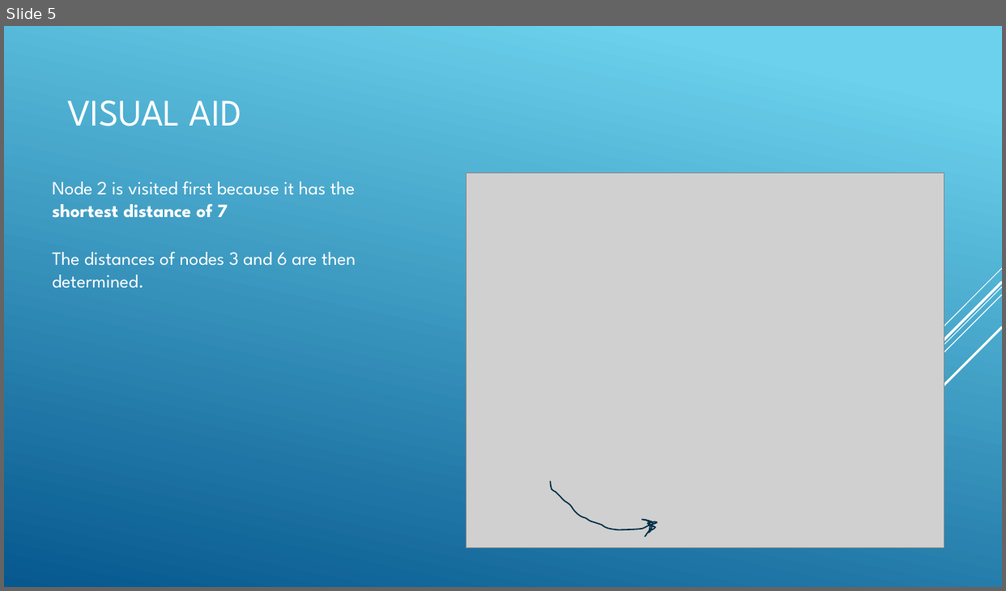
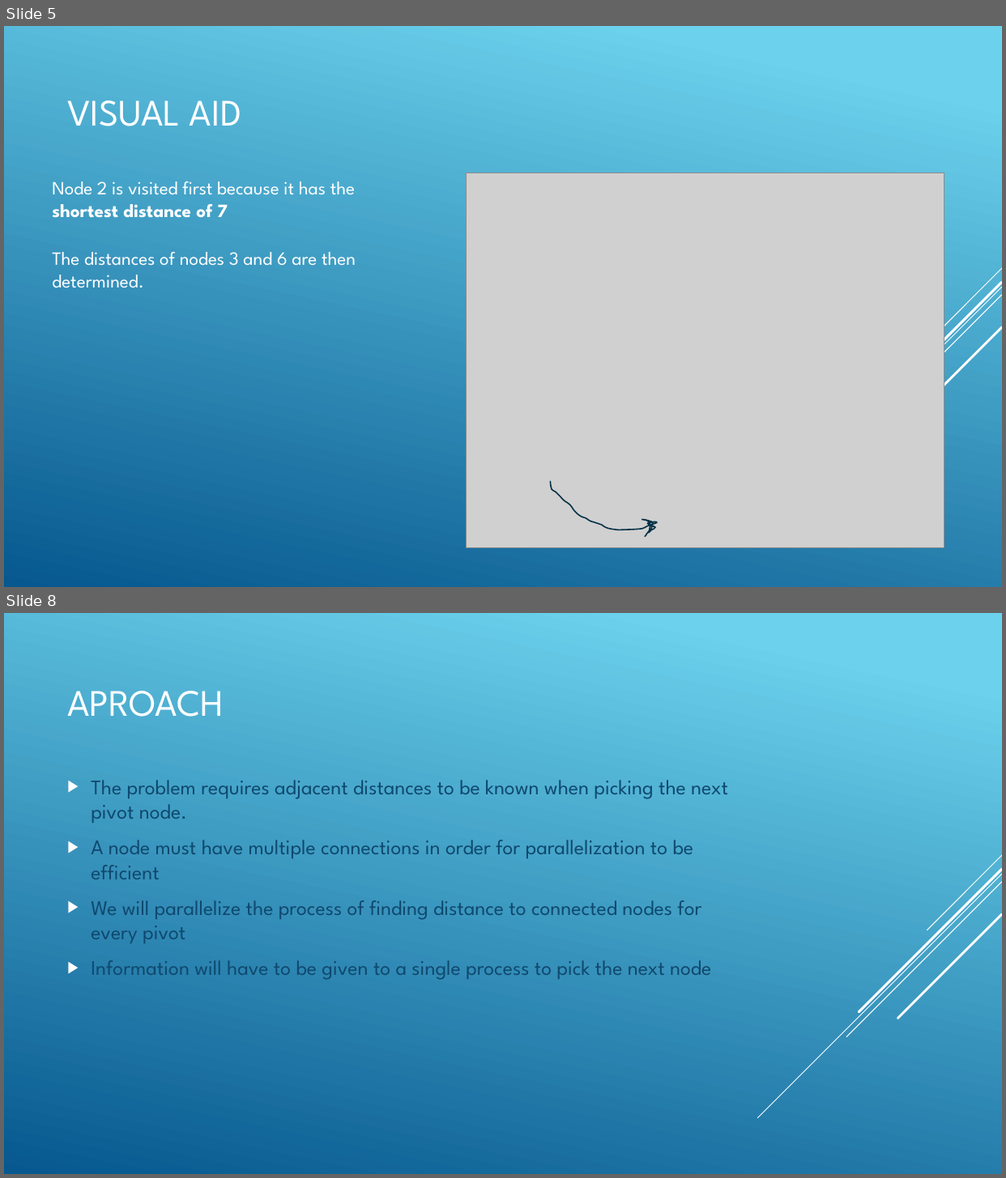
Before and after one commit to CAW0139/IT338Dijkstra-sProject, a slide deck: Parallelizing Dijkstra’s Algorithm.pptx. Shown one above the other, each under a label of ours: slide 5 before the commit, slides 5 and 8 after it; the slides between them are not shown. The pictures are 1006x591 and 1006x1178 pixels, drawn with LibreOffice and Linux fonts; fonts in the diff are those of the drawing; grey boxes stand for pictures. Boxes give left, top, right and bottom in pixels: in the first picture for what was removed or moved away, otherwise in the second. Text is boxed around its words. In the diff, an @@ line names an element or a change of style, - is before the commit and + after.

```diff
--- a/Parallelizing Dijkstra’s Algorithm.pptx
+++ b/Parallelizing Dijkstra’s Algorithm.pptx
@@ slide 8 added at (4, 613, 1002, 1174), background gradient #6ED2EB to #06588E; not listed: 5 template elements that a slide beside it also shows @@
@@ title added at (67, 691, 224, 717), 36 pt, text #FFFFFF @@
+APROACH
@@ text added at (91, 780, 728, 980), 20 pt, text #0F496F @@
+▶ The problem requires adjacent distances to be known when picking the next pivot node.
+▶ A node must have multiple connections in order for parallelization to be efficient
+▶ We will parallelize the process of finding distance to connected nodes for every pivot
+▶ Information will have to be given to a single process to pick the next node
```
Also in this commit, not shown: 2 slides changed, 4 other slides added.
